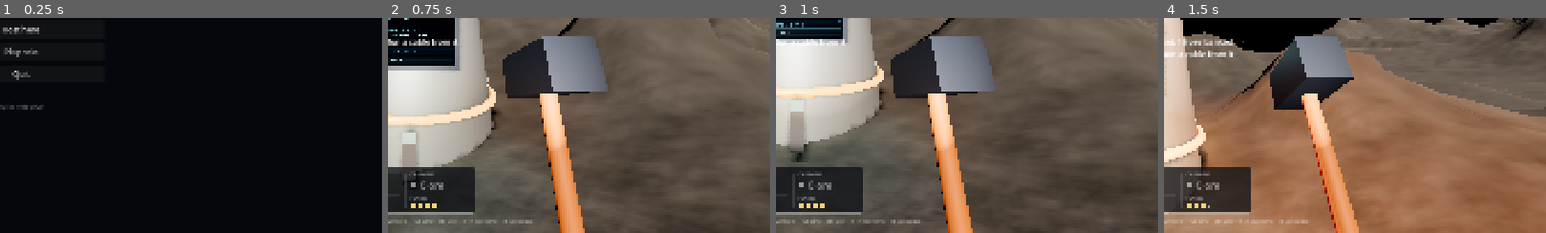
Above: before the commit, frames 1-4 (left to right).
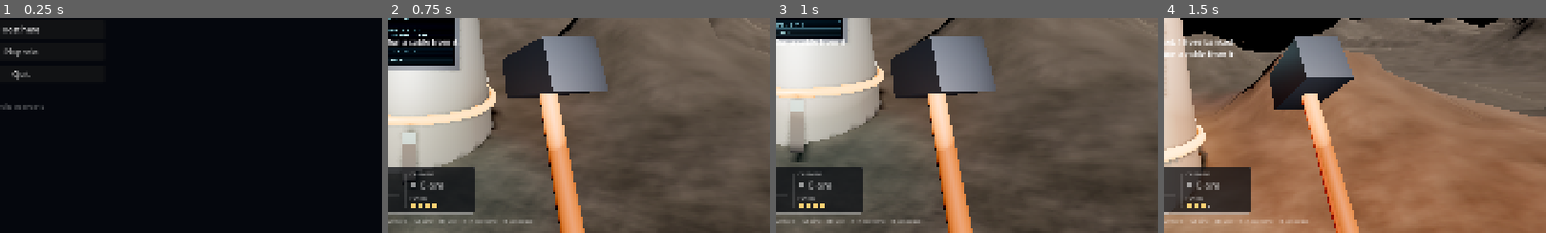
Above: after the commit, the same moments.

Repository: devonbacon/rockhopper
Game: Godot game, scene res://menu/menu.tscn
Same seed, same stepped clock (60 frames per second), same inputs: the game is played once before the commit and once after it.
Inputs (mouse positions are % of the whole screen's width and height, from its top left):
- Up to frame 1 (0.25 s): no input
- Up to frame 2 (0.75 s): click "Play solo" at 0.5 s
- Up to frame 3 (1 s): no input
- Up to frame 4 (1.5 s): tap Enter at 1.25 s; move the mouse to (55, 50) at 1.27 s; hold W from 1.28 s (still down); tap Q at 1.35 s; click (55, 50) at 1.42 s
The pictures show only the part of the screen within x 47-97%, y 50-100%; the shares and areas given below are measured in that part.

The runs differ from the first frame. In frame 1, 0.1% of the frame differs, in the area x 2-12%, y 40-43%; in frame 2, nothing differs; in frame 3, nothing differs; in frame 4, nothing differs.

Commit message:
Bug holes open and close as an unseen line sweeps east to west at dusk and dawn
Co-Authored-By: Claude Opus 5.5 <noreply@anthropic.com>

Diff:
--- a/game/game.gd
+++ b/game/game.gd
@@ -128,6 +128,10 @@
 const HOLE_NEAR := 34.0
 const HOLE_FAR := 62.0
 const HOLE_APART := 18.0
+## Seconds an unseen line takes to sweep across the play area, east to
+## west, from sunset opening the night's bug holes as it passes them, and
+## from sunrise closing them.
+const SWEEP := 30.0
 const SNAPSHOT_EVERY := 0.05
 const SLOW_EVERY := 0.25
 const MOVE_EVERY := 1.0 / 30.0
@@ -227,7 +231,8 @@
 var _light_check := 0.0
 var _spawn_in := 2.0
 var _frenzy_in := 0.0
-var _hole_check := 0.0
+## Tonight's holes that the dusk line hasn't reached yet: [position, normal].
+var _pending_holes: Array = []
 var _night := false
 var _snap_in := 0.0
 var _slow_in := 0.0
@@ -1802,12 +1807,16 @@
 func _spawn_spiders(delta: float) -> void:
 	var players := (1.0 + maxi(1, bodies.size())) * 0.5
 	_spawn_frenzied(delta, players)
-	if Sun.dir_at(time).y > 0.0:
+	var since_rise := fposmod(time - Sun.time_of(0.0), Sun.TURN)
+	if since_rise < Sun.DAY:
 		_night = false
-		_close_sunlit_holes(delta)
-	elif !_night:
-		_night = true
-		_open_holes()
+		_pending_holes.clear()
+		_close_swept_holes(since_rise)
+	else:
+		if !_night:
+			_night = true
+			_plan_holes()
+		_open_swept_holes(since_rise - Sun.DAY)
 	_spawn_in -= delta
 	var night_holes := holes.filter(func(h: Hole) -> bool: return !h.extraction)
 	if _spawn_in > 0.0 or night_holes.is_empty():
@@ -1840,19 +1849,31 @@
 	return terrain.surface_point(spot)[0]
 
 
-## By day, the night's holes close as the sunrise reaches each.
-func _close_sunlit_holes(delta: float) -> void:
-	_hole_check -= delta
-	if _hole_check > 0.0:
-		return
-	_hole_check = 0.25
-	var space := get_world_3d().direct_space_state
+## Seconds after the dawn or dusk line sets off that it reaches p.
+func _swept_at(p: Vector3) -> float:
+	return SWEEP * clampf((Terrain.FLOOR_RADIUS - p.x) / (2.0 * Terrain.FLOOR_RADIUS), 0.0, 1.0)
+
+
+## By day, the night's holes close as the dawn line passes each.
+func _close_swept_holes(since_rise: float) -> void:
 	for hole in holes.duplicate():
-		if !hole.extraction and sun.lights(hole.global_position + hole.normal * 0.6, space):
+		if !hole.extraction and since_rise >= _swept_at(hole.global_position):
 			holes.erase(hole)
 			entities.erase(hole.net_id)
 			hole.close()
 			sound(&"cancel", hole.global_position)
+
+
+## By night, tonight's holes open as the dusk line passes each.
+func _open_swept_holes(since_set: float) -> void:
+	for pending: Array in _pending_holes.duplicate():
+		if since_set >= _swept_at(pending[0]):
+			_pending_holes.erase(pending)
+			var first := !holes.any(func(h: Hole) -> bool: return !h.extraction)
+			_add_hole(pending[0], pending[1])
+			sound(&"alarm", pending[0])
+			if first:
+				_announce("Bug holes are tearing open as the dark comes in." if !_pending_holes.is_empty() else "A bug hole's torn open in the dark.")
 
 
 ## Closes the night's holes, or the ones the engines tore.
@@ -1884,9 +1905,11 @@
 	_frenzy_in = 3.0
 
 
-## Nightfall: one bug hole the first night, one more each night after, and
-## one more with three players or more, out away from the pod.
-func _open_holes() -> void:
+## Nightfall: where tonight's bug holes will open, as the dusk line
+## reaches them: one the first night, one more each night after, and one
+## more with three players or more, out away from the pod.
+func _plan_holes() -> void:
+	_pending_holes.clear()
 	var first_sunset := Sun.time_of(PI)
 	var night := floori((time - first_sunset) / Sun.TURN) + 1
 	var want := night + (1 if bodies.size() >= 3 else 0)
@@ -1894,16 +1917,15 @@
 	_shuffle(spots)
 	for loose in [1.0, 0.5]:
 		for spot in spots:
-			if holes.filter(func(h: Hole) -> bool: return !h.extraction).size() >= want:
+			if _pending_holes.size() >= want:
 				break
 			var at: Vector3 = spot[0]
 			var from_pod := at.distance_to(pod.global_position)
 			if from_pod < HOLE_NEAR * loose or from_pod > HOLE_FAR / loose or Vector2(at.x, at.z).length() > Terrain.FLOOR_RADIUS - 4.0 or (spot[1] as Vector3).y < 0.8 * loose:
 				continue
-			if holes.any(func(h: Hole) -> bool: return h.global_position.distance_to(at) < HOLE_APART * loose):
+			if holes.any(func(h: Hole) -> bool: return h.global_position.distance_to(at) < HOLE_APART * loose) or _pending_holes.any(func(p: Array) -> bool: return (p[0] as Vector3).distance_to(at) < HOLE_APART * loose):
 				continue
-			_add_hole(at, spot[1])
-	_announce("Bug holes are tearing open in the dark." if holes.size() > 1 else "A bug hole's torn open in the dark.")
+			_pending_holes.push_back([at, spot[1]])
 
 
 func _add_hole(at: Vector3, normal: Vector3, id := 0) -> Hole:
Not shown, changed: README.md
